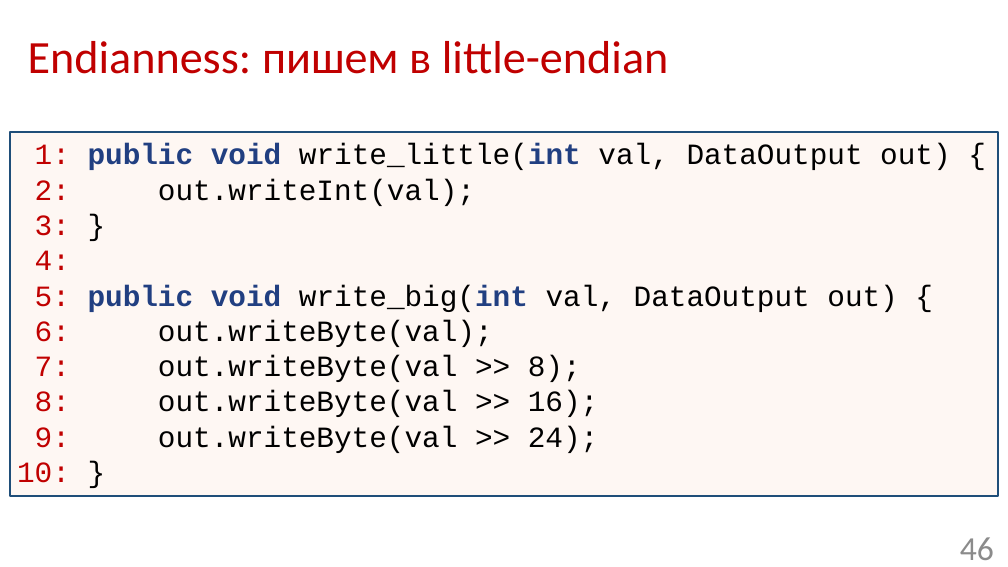
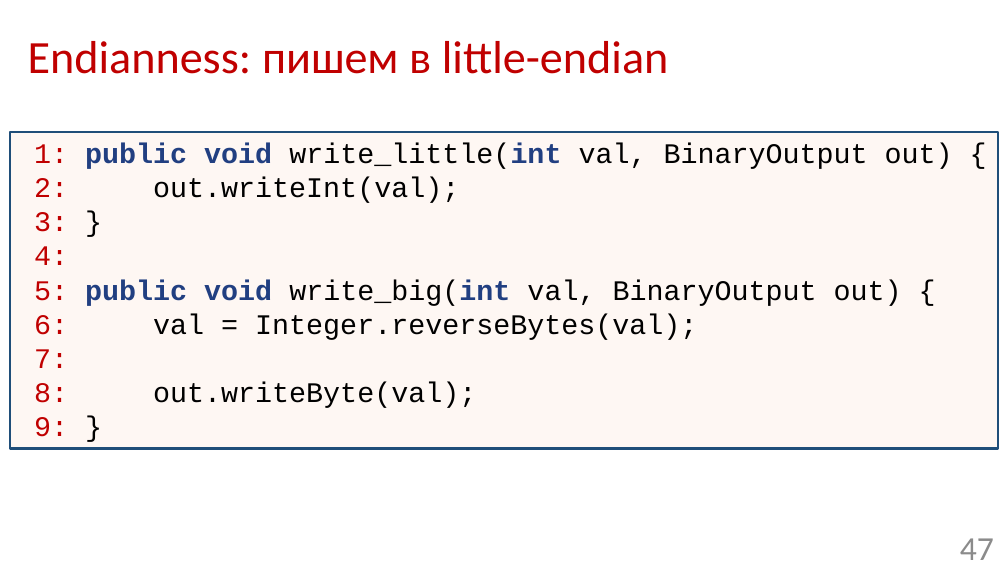
Before and after one commit to Mmuzaf/ozerov_2017_joker, a slide deck: slide 47 of slides/ozerov_joker2017_serialization.pptx (slide 46 before the commit). Drawn at 1008x567 pixels with LibreOffice and Linux fonts; fonts in the diff are those of the drawing; background and template pictures are left out. Boxes give left, top, right and bottom in pixels: in the first picture for what was removed or moved away, otherwise in the second. Text is boxed around its words. In the diff, an @@ line names an element or a change of style, - is before the commit and + after.

Commit message:
Presentation.

```diff
--- a/slides/ozerov_joker2017_serialization.pptx
+++ b/slides/ozerov_joker2017_serialization.pptx
@@ rectangle "1: public void write_little(int val, ...": place and size @@
-rectangle "1: public void write_little(int val, ..." at (10, 132, 998, 495)
+rectangle "1: public void write_little(int val, ..." at (10, 132, 998, 448)
@@ text in rectangle at (34, 143, 953, 169): text changed; size 28 to 27 pt @@
-1: public void write_little(int val, DataOutput out) {
+1: public void write_little(int val, BinaryOutput out) {
@@ text in rectangle at (34, 177, 459, 265): size 28 to 27 pt in "2: out.writeInt(val);", "3: }", "4:" @@
@@ text in rectangle at (34, 279, 902, 437): text changed; size 28 to 27 pt @@
-5: public void write_big(int val, DataOutput out) {
-6: out.writeByte(val);
-7: out.writeByte(val >> 8);
-8: out.writeByte(val >> 16);
-9: out.writeByte(val >> 24);
-10: }
+5: public void write_big(int val, BinaryOutput out) {
+6: val = Integer.reverseBytes(val);
+7:
+8: out.writeByte(val);
+9: }
@@ page number at (960, 538, 994, 560): text changed @@
-46
+47
```
Also in this commit, not shown: 15 other slides changed, 5 slides added, 3 slides removed, 1 other file.
